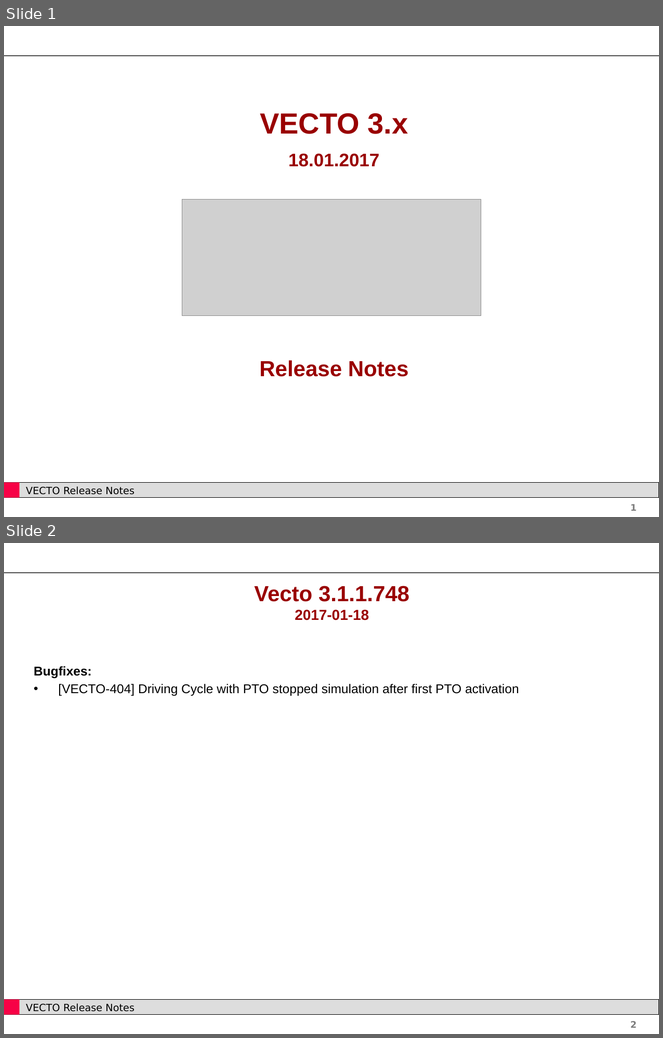
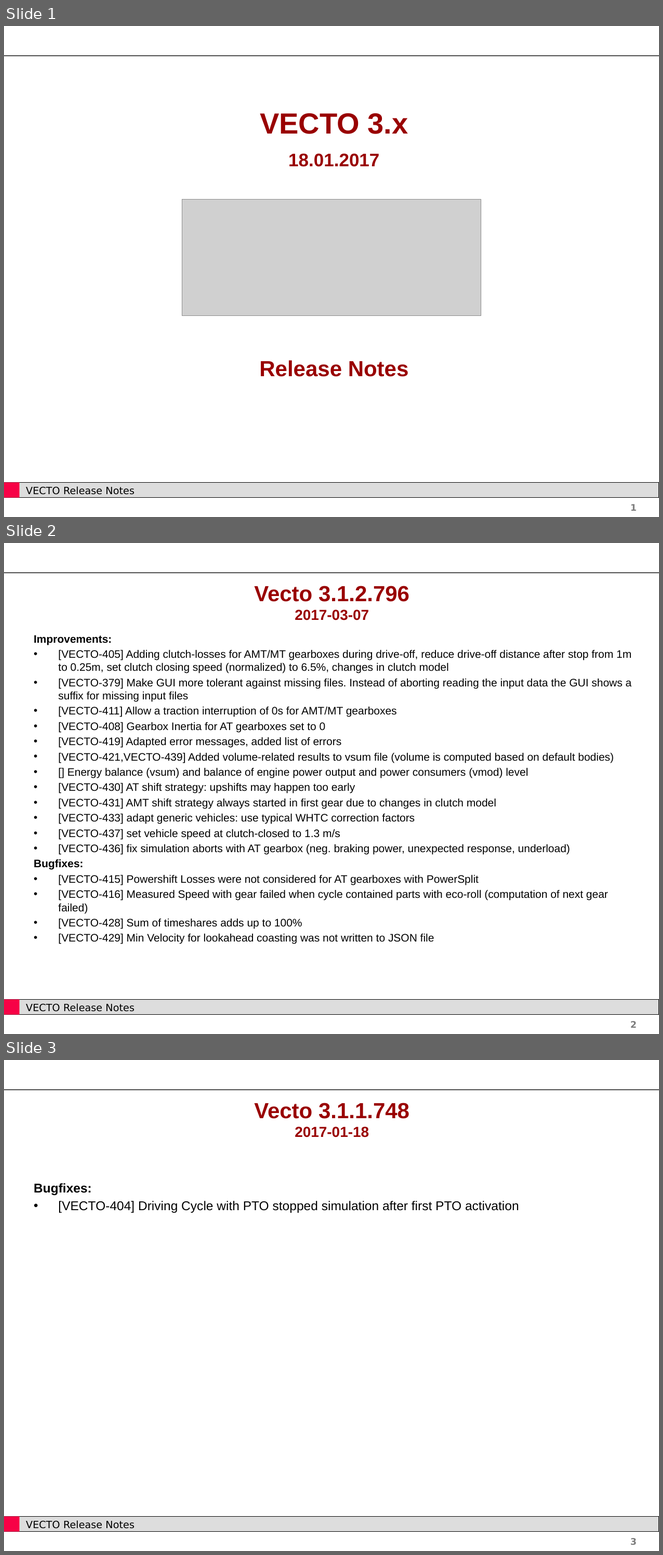
Before and after one commit to tanawadeatharva/BharatVECTO, a slide deck: Documentation/User Manual Source/Release Notes Vecto3.x.pptx. Shown one above the other, each under a label of ours: slides 1 and 2 before the commit, slides 1, 2 and 3 after it. The pictures are 663x1038 and 663x1555 pixels, drawn with LibreOffice and Linux fonts; fonts in the diff are those of the drawing; grey boxes stand for pictures; background and template pictures are left out. Boxes give left, top, right and bottom in pixels: in the first picture for what was removed or moved away, otherwise in the second. Text is boxed around its words. In the diff, an @@ line names an element or a change of style, - is before the commit and + after.

```diff
--- a/Documentation/User Manual Source/Release Notes Vecto3.x.pptx
+++ b/Documentation/User Manual Source/Release Notes Vecto3.x.pptx
@@ slide 2 added at (4, 543, 659, 1034), background #FFFFFF; not listed: 5 template elements that a slide beside it also shows @@
@@ title added at (254, 586, 410, 620), 24 pt, text #990000, bold @@
+Vecto 3.1.2.796
+2017-03-07
@@ text added at (34, 635, 632, 944), 12 pt, text #000000 @@
+Improvements:
+• [VECTO-405] Adding clutch-losses for AMT/MT gearboxes during drive-off, reduce drive-off distance after stop from 1m to 0.25m, set clutch closing speed (normalized) to 6.5%, changes in clutch model
+• [VECTO-379] Make GUI more tolerant against missing files. Instead of aborting reading the input data the GUI shows a suffix for missing input files
+• [VECTO-411] Allow a traction interruption of 0s for AMT/MT gearboxes
+• [VECTO-408] Gearbox Inertia for AT gearboxes set to 0
+• [VECTO-419] Adapted error messages, added list of errors
+• [VECTO-421,VECTO-439] Added volume-related results to vsum file (volume is computed based on default bodies)
+• [] Energy balance (vsum) and balance of engine power output and power consumers (vmod) level
+• [VECTO-430] AT shift strategy: upshifts may happen too early
+• [VECTO-431] AMT shift strategy always started in first gear due to changes in clutch model
+• [VECTO-433] adapt generic vehicles: use typical WHTC correction factors
+• [VECTO-437] set vehicle speed at clutch-closed to 1.3 m/s
+• [VECTO-436] fix simulation aborts with AT gearbox (neg. braking power, unexpected response, underload)
+Bugfixes:
+• [VECTO-415] Powershift Losses were not considered for AT gearboxes with PowerSplit
+• [VECTO-416] Measured Speed with gear failed when cycle contained parts with eco-roll (computation of next gear failed)
+• [VECTO-428] Sum of timeshares adds up to 100%
+• [VECTO-429] Min Velocity for lookahead coasting was not written to JSON file
@@ what was slide 2 is now slide 3 @@
@@ page number at (631, 1538, 637, 1545): text changed @@
-2
+3
```
Also in this commit, not shown: 1 other file.
